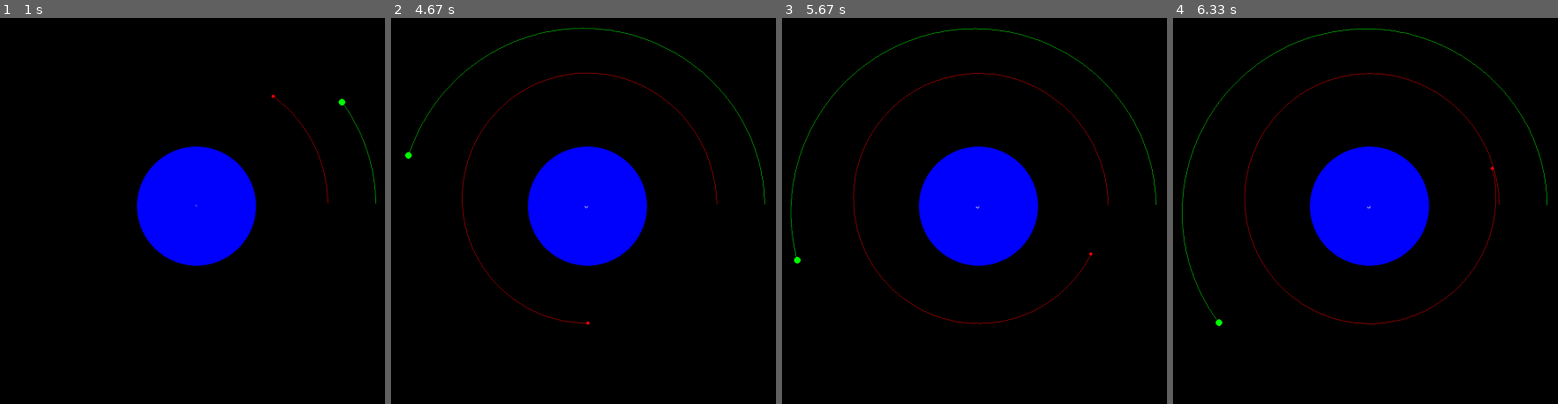
Above: before the commit, frames 1-4 (left to right).
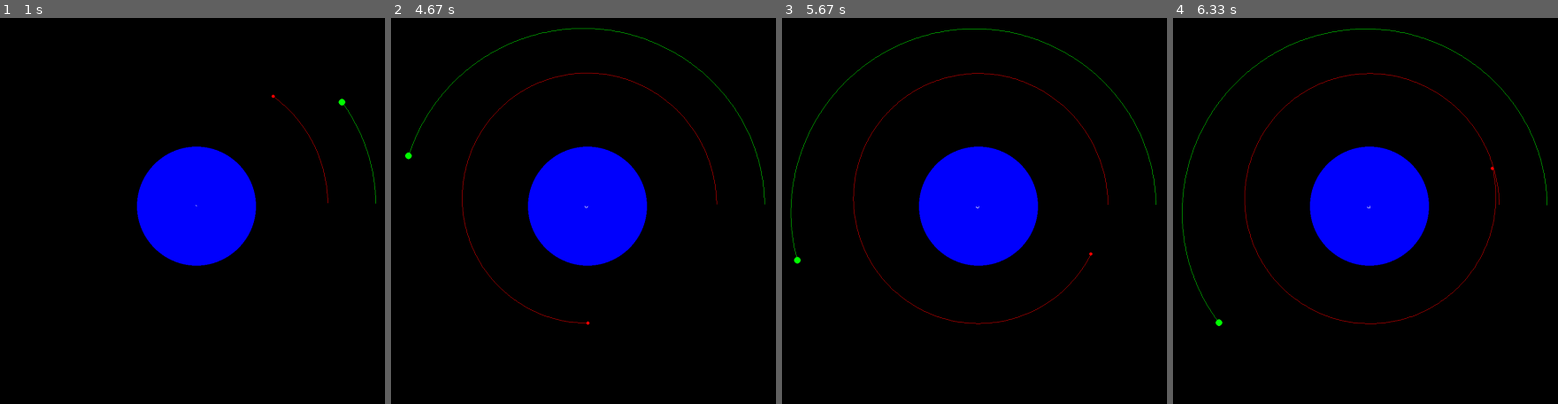
Above: after the commit, the same moments.

Repository: marwan404/pygame-OM
Game: pygame game, started from main.py
The game is run twice, just before and just after one commit, with the same random seed, the same clock (stepped at 60 frames per second) and the same inputs.
Inputs:
- Up to frame 1 (1 s): type "1 (at the terminal prompt)" at 0 s
- Up to frame 2 (4.67 s): no input
- Up to frame 3 (5.67 s): no input
- Up to frame 4 (6.33 s): no input

Frame 1 is identical in both runs. In frame 2, less than 0.1% of the frame differs, in the area x 3-75%, y 2-79%; in frame 3, less than 0.1%; in frame 4, less than 0.1%, in the area x 2-87%, y 2-79%.

Commit message:
refactor + clean physics

Diff:
--- a/body.py
+++ b/body.py
@@ -3,13 +3,11 @@
 
 class Body:
     def __init__(self, x, y, mass, radius, color, vx=0, vy=0):
-        self.x = x
-        self.y = y
+        self.x, self.y = x, y
+        self.vx, self.vy = vx, vy
         self.mass = mass
         self.radius = radius
         self.color = color
-        self.vx = vx
-        self.vy = vy
         self.points = []
 
     def translate_coords(self, wx, wy, planet_ref):
@@ -23,57 +21,6 @@
     def translateRadius(self):
         return self.radius / MPP
 
-    def get_acceleration(self, others, G):
-        total_ax, total_ay = 0, 0
-        for other in others:
-            if other is self:
-                continue
-
-            # find distance
-            dx = other.x - self.x
-            dy = other.y - self.y
-
-            r_sq = pow(dx, 2) + pow(dy, 2)
-            r = max(math.sqrt(r_sq),0.1)
-
-            # collision check
-            if r <= self.radius + other.radius:
-                self.vx, self.vy = 0, 0
-                continue
-
-            # find acceleration f = ma, f = G(Mm/r2), f = f, ma = G(Mm/r2), a = G(M/r2)
-            a = G * (other.mass / r_sq)
-            total_ax += a * (dx / r)
-            total_ay += a * (dy / r)
-
-        return total_ax, total_ay
-
-    def simulate_euler(self, others, dt, G):
-        ax, ay = self.get_acceleration(others, G)
-
-        # update velocities
-        self.vx += ax * dt
-        self.vy += ay * dt
-
-        # update position
-        self.x += self.vx * dt
-        self.y += self.vy * dt
-
-    def simulate_verlet(self, others, dt, G):
-        # first acceleration
-        ax_t, ay_t = self.get_acceleration(others, G)
-
-        # half step logic
-        self.x += (self.vx * dt) + (0.5 * ax_t * pow(dt, 2))
-        self.y += (self.vy * dt) + (0.5 * ay_t * pow(dt, 2))
-
-        # second acceleration
-        ax_n, ay_n = self.get_acceleration(others, G)
-
-        # velocity correction
-        self.vx += 0.5 * (ax_t + ax_n) * dt
-        self.vy += 0.5 * (ay_t + ay_n) * dt
-
     def update_trail(self):
         self.points.append((self.x, self.y))
         if len(self.points) > 1500:
--- /dev/null
+++ b/integrator.py
@@ -0,0 +1,55 @@
+class Integrator:
+    def __init__(self, G):
+        self.G = G
+
+    def get_acceleration(self, body, others):
+        total_ax, total_ay = 0, 0
+        for other in others:
+            if other is body:
+                continue
+
+            dx = other.x - body.x
+            dy = other.y - body.y
+            r_sq = (dx**2) + (dy**2)
+            r = max(r_sq**0.5, 0.1) # Softening to prevent div by zero
+
+            # a = G * M / r^2
+            a = self.G * (other.mass / r_sq)
+            total_ax += a * (dx / r)
+            total_ay += a * (dy / r)
+
+        return total_ax, total_ay
+
+class EulerIntegrator(Integrator):
+    def step(self, bodies, dt):
+        # 1. Get all accelerations first (Simultaneous update)
+        accels = [self.get_acceleration(b, bodies) for b in bodies]
+
+        # 2. Apply to bodies
+        for i, b in enumerate(bodies):
+            ax, ay = accels[i]
+            b.vx += ax * dt
+            b.vy += ay * dt
+            b.x += b.vx * dt
+            b.y += b.vy * dt
+
+class VerletIntegrator(Integrator):
+    def step(self, bodies, dt):
+        # 1. Get initial accelerations
+        accels_t = [self.get_acceleration(b, bodies) for b in bodies]
+
+        # 2. Half-step position update for all
+        for i, b in enumerate(bodies):
+            ax_t, ay_t = accels_t[i]
+            b.x += (b.vx * dt) + (0.5 * ax_t * (dt**2))
+            b.y += (b.vy * dt) + (0.5 * ay_t * (dt**2))
+
+        # 3. Get new accelerations at the new positions
+        accels_next = [self.get_acceleration(b, bodies) for b in bodies]
+
+        # 4. Correct velocities for all
+        for i, b in enumerate(bodies):
+            ax_t, ay_t = accels_t[i]
+            ax_n, ay_n = accels_next[i]
+            b.vx += 0.5 * (ax_t + ax_n) * dt
+            b.vy += 0.5 * (ay_t + ay_n) * dt
--- a/main.py
+++ b/main.py
@@ -1,5 +1,6 @@
 import pygame
 from body import Body
+from integrator import EulerIntegrator, VerletIntegrator
 from config import *
 
 # pygame setup
@@ -37,6 +38,11 @@
 
 mode = int(input("type 1 for euler and type 2 for verlet: "))
 
+if mode == 1:
+    sim = EulerIntegrator(G)
+else:
+    sim = VerletIntegrator(G)
+
 while running:
     for event in pygame.event.get():
         if event.type == pygame.QUIT:
@@ -45,12 +51,7 @@
     # Physics Sub-stepping
     SUB_STEPS = 10
     for _ in range(SUB_STEPS):
-            if mode == 2:
-                for b in bodies:
-                    b.simulate_verlet(bodies, DT / SUB_STEPS, G)
-            else:
-                for b in bodies:
-                    b.simulate_euler(bodies, DT / SUB_STEPS, G)
+        sim.step(bodies, DT / SUB_STEPS)
 
     screen.fill("black")
 
